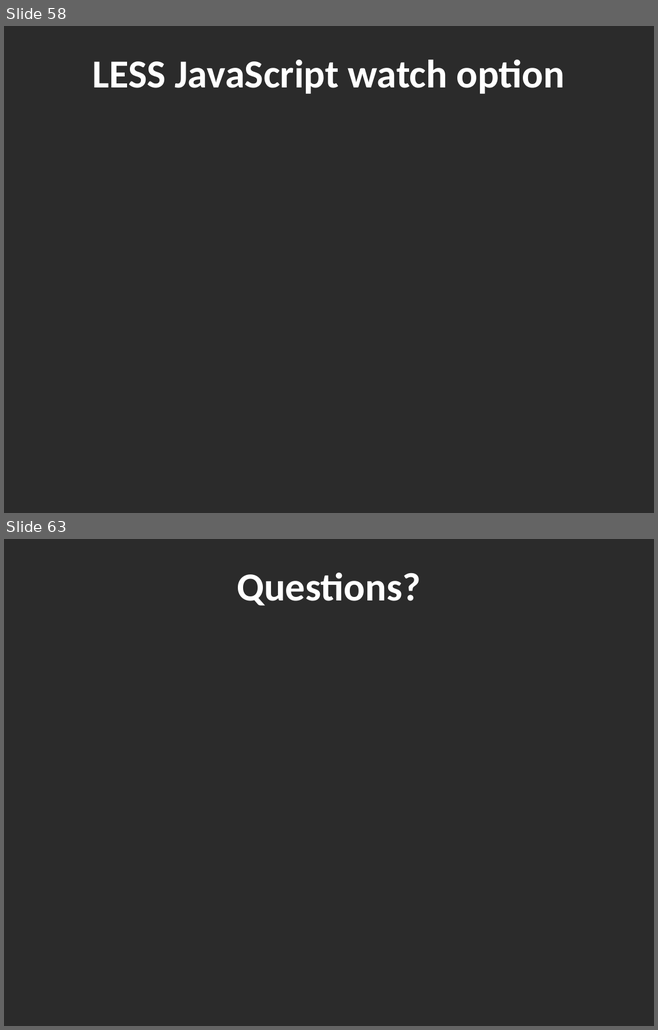
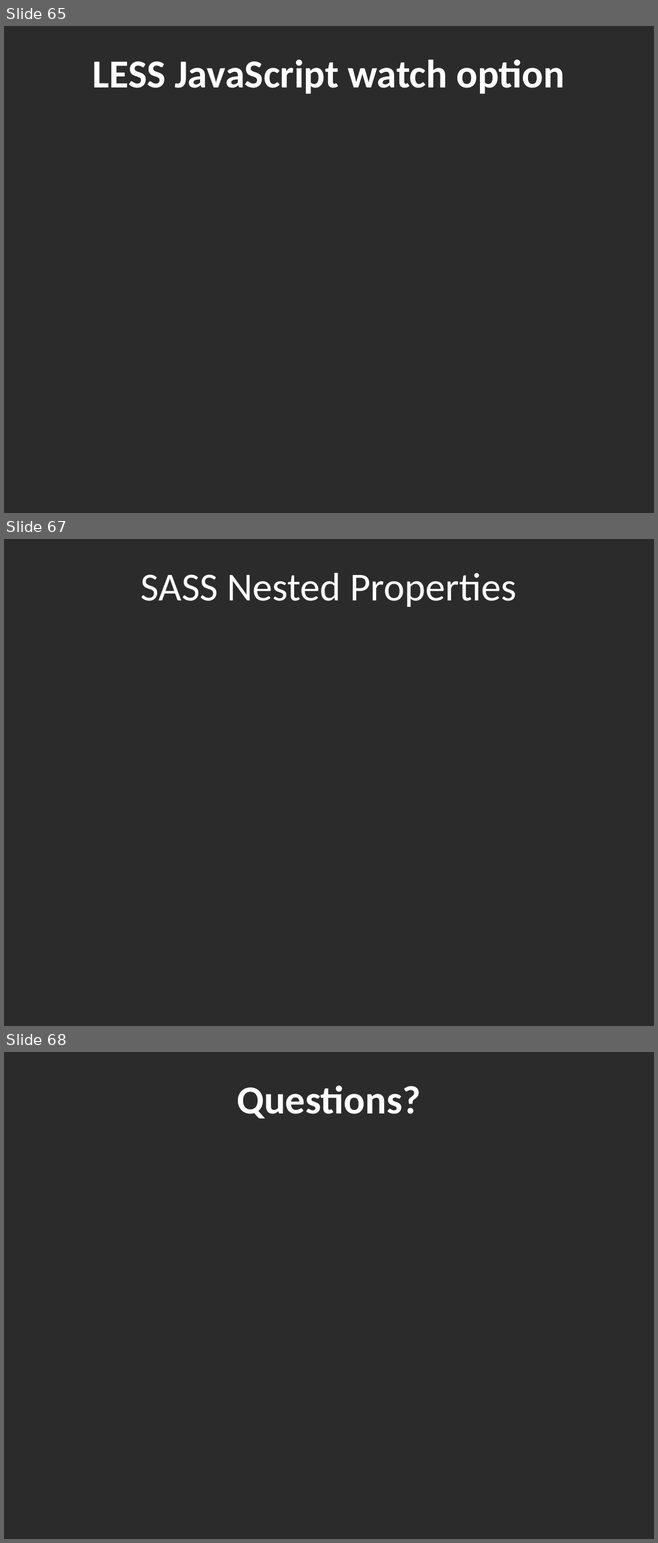
Before and after one commit to jacobladams/presentations, a slide deck: less-and-sass/Write LESS CSS and make it SASSier.pptx. Shown one above the other, each under a label of ours: slides 58 and 63 before the commit, slides 65, 67 and 68 after it; the slides between them are not shown. The pictures are 658x1030 and 658x1543 pixels, drawn with LibreOffice and Linux fonts; fonts in the diff are those of the drawing; background and template pictures are left out; a plain dark background stands for a picture behind light text. Boxes give left, top, right and bottom in pixels: in the first picture for what was removed or moved away, otherwise in the second. Text is boxed around its words. In the diff, an @@ line names an element or a change of style, - is before the commit and + after.

```diff
--- a/less-and-sass/Write LESS CSS and make it SASSier.pptx
+++ b/less-and-sass/Write LESS CSS and make it SASSier.pptx
@@ slide 67 added at [4, 539, 654, 1026], background picture (left out) @@
@@ title added at [141, 573, 516, 607], 44 pt, text #FFFFFF @@
+SASS Nested Properties
@@ what was slide 58 is now slide 65 @@
@@ what was slide 63 is now slide 68 @@
```
Also in this commit, not shown: 2 slides changed, 8 other slides added, 4 slides removed.
